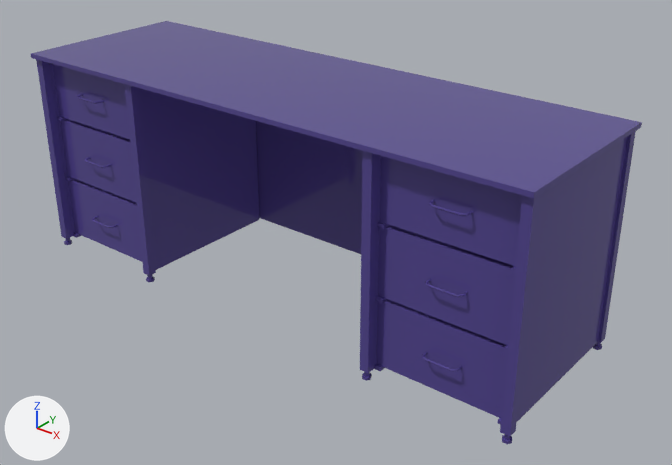
Before and after pictures for a commit that changed the FBX model Assets/ART/Meshes/OFFICE/SM_Desk.fbx.
Rendered twice from a 50 mm lens placed at (2.42, -2.81, 2.08), pointed at (0.15, 0.02, 0.33). The lights are fixed; the arrows at lower left show +X, +Y and +Z. The picture after the commit comes second. Where no turn or scale is listed for an object, it has been applied to the vertices.

Objects in the first picture: 'SM_Desk', 'SM_Desk_Drawer_01', 'SM_Desk_Drawer_02', 'SM_Desk_Drawer_03', 'SM_Desk_Drawer_04', 'SM_Desk_Drawer_05', 'SM_Desk_Drawer_06'.
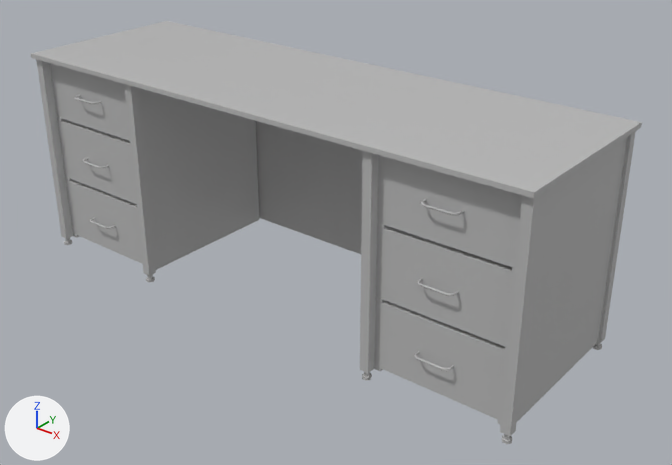
Boxes [x1, y1, x2, y2] around the edits, measured in the pictures (672 x 465 px):
'SM_Desk', recoloured (blue to grey)
    both: [31, 21, 642, 444]
'SM_Desk_Drawer_05', reshaped, moved
    before: [378, 225, 515, 345]
    after: [376, 226, 515, 348]
'SM_Desk_Drawer_04', reshaped, moved
    before: [379, 156, 522, 266]
    after: [377, 155, 522, 268]
'SM_Desk_Drawer_06', reshaped, moved
    before: [376, 299, 507, 418]
    after: [374, 301, 507, 421]
'SM_Desk_Drawer_02', recoloured, moved
    before: [60, 119, 136, 202]
    after: [58, 120, 136, 204]
'SM_Desk_Drawer_03', recoloured, moved
    before: [68, 179, 142, 262]
    after: [66, 180, 143, 264]
'SM_Desk_Drawer_01', recoloured, moved
    before: [52, 64, 130, 139]
    after: [50, 63, 130, 141]
part 1 of me_mesh_004, rebuilt
    before: [429, 200, 473, 216]
    after: [420, 199, 464, 215]
part 2 of me_mesh_004, recoloured
    both: [379, 156, 522, 266]
part 3 of me_mesh_006, rebuilt
    before: [422, 352, 462, 372]
    after: [414, 351, 454, 370]
part 4 of me_mesh_006, recoloured
    both: [376, 301, 507, 418]
part 5 of me_mesh_005, rebuilt
    before: [425, 279, 467, 297]
    after: [417, 278, 459, 296]
part 6 of me_mesh_005, recoloured
    both: [378, 226, 515, 345]

The change, as a diff of the scene's bpy script:
```diff
--- a/Assets/ART/Meshes/OFFICE/SM_Desk.fbx.py
+++ b/Assets/ART/Meshes/OFFICE/SM_Desk.fbx.py
@@ me_mesh_001 @@
 me_mesh_001.from_pydata(...)  # 56 vertices, 50 faces; spans x -0.288..0.288, y -0.044..0.706, z -0.144..0.144
-me_mesh_001.materials.append(mat_m_metal_desk)  # blue #544691
+me_mesh_001.materials.append(mat_default)  # grey #bcbcbc
@@ me_mesh_003 @@
 me_mesh_003.from_pydata(...)  # 56 vertices, 50 faces; spans x -0.288..0.288, y -0.044..0.706, z -0.144..0.144
-me_mesh_003.materials.append(mat_m_metal_desk)  # blue #544691
+me_mesh_003.materials.append(mat_default)  # grey #bcbcbc
@@ me_mesh_002 @@
 me_mesh_002.from_pydata(...)  # 56 vertices, 50 faces; spans x -0.288..0.288, y -0.044..0.706, z -0.144..0.144
-me_mesh_002.materials.append(mat_m_metal_desk)  # blue #544691
+me_mesh_002.materials.append(mat_default)  # grey #bcbcbc
@@ me_mesh @@
 me_mesh.from_pydata(...)  # 320 vertices, 231 faces; spans x -1.27..1.27, y -0.42..0.4, z 0.0..0.97
-me_mesh.materials.append(mat_m_metal_desk)  # blue #544691
+me_mesh.materials.append(mat_default)  # grey #bcbcbc
@@ me_mesh_005 @@
 me_mesh_005.from_pydata(...)  # 56 vertices, 50 faces; spans x -0.288..0.288, y -0.044..0.706, z -0.144..0.144
+# me_mesh_005 part 5: the loose piece of 40 vertices spanning x -0.066..0.092, y -0.044..0.004, z -0.005..0.005 is rebuilt with 40 vertices and now spans x -0.092..0.066, y -0.044..0.004, z -0.005..0.005, in mat_default (grey #bcbcbc)
+# me_mesh_005 part 6: 14 faces spanning x -0.288..0.288, y 0.0..0.706, z -0.144..0.144 switch from mat_m_metal_desk (blue #544691) to mat_default (grey #bcbcbc)
@@ me_mesh_006 @@
 me_mesh_006.from_pydata(...)  # 56 vertices, 50 faces; spans x -0.288..0.288, y -0.044..0.706, z -0.144..0.144
+# me_mesh_006 part 3: the loose piece of 40 vertices spanning x -0.066..0.092, y -0.044..0.004, z -0.005..0.005 is rebuilt with 40 vertices and now spans x -0.092..0.066, y -0.044..0.004, z -0.005..0.005, in mat_default (grey #bcbcbc)
+# me_mesh_006 part 4: 14 faces spanning x -0.288..0.288, y 0.0..0.706, z -0.144..0.144 switch from mat_m_metal_desk (blue #544691) to mat_default (grey #bcbcbc)
@@ me_mesh_004 @@
 me_mesh_004.from_pydata(...)  # 56 vertices, 50 faces; spans x -0.288..0.288, y -0.044..0.706, z -0.144..0.144
+# me_mesh_004 part 1: the loose piece of 40 vertices spanning x -0.066..0.092, y -0.044..0.004, z -0.005..0.005 is rebuilt with 40 vertices and now spans x -0.092..0.066, y -0.044..0.004, z -0.005..0.005, in mat_default (grey #bcbcbc)
+# me_mesh_004 part 2: 14 faces spanning x -0.288..0.288, y 0.0..0.706, z -0.144..0.144 switch from mat_m_metal_desk (blue #544691) to mat_default (grey #bcbcbc)
@@ ob_sm_desk_drawer_01 @@
 ob_sm_desk_drawer_01 = bpy.data.objects.new('SM_Desk_Drawer_01', me_mesh_001)
-ob_sm_desk_drawer_01.location = (-0.933, -0.347, 0.807)
+ob_sm_desk_drawer_01.location = (-0.933, -0.36, 0.807)
@@ ob_sm_desk_drawer_03 @@
 ob_sm_desk_drawer_03 = bpy.data.objects.new('SM_Desk_Drawer_03', me_mesh_003)
-ob_sm_desk_drawer_03.location = (-0.933, -0.347, 0.199)
+ob_sm_desk_drawer_03.location = (-0.933, -0.36, 0.199)
@@ ob_sm_desk_drawer_02 @@
 ob_sm_desk_drawer_02 = bpy.data.objects.new('SM_Desk_Drawer_02', me_mesh_002)
-ob_sm_desk_drawer_02.location = (-0.933, -0.347, 0.503)
+ob_sm_desk_drawer_02.location = (-0.933, -0.36, 0.504)
@@ ob_sm_desk_drawer_05 @@
 ob_sm_desk_drawer_05 = bpy.data.objects.new('SM_Desk_Drawer_05', me_mesh_005)
-ob_sm_desk_drawer_05.location = (0.933, -0.347, 0.503)
+ob_sm_desk_drawer_05.location = (0.933, -0.36, 0.504)
@@ ob_sm_desk_drawer_06 @@
 ob_sm_desk_drawer_06 = bpy.data.objects.new('SM_Desk_Drawer_06', me_mesh_006)
-ob_sm_desk_drawer_06.location = (0.933, -0.347, 0.199)
+ob_sm_desk_drawer_06.location = (0.933, -0.36, 0.199)
@@ ob_sm_desk_drawer_04 @@
 ob_sm_desk_drawer_04 = bpy.data.objects.new('SM_Desk_Drawer_04', me_mesh_004)
-ob_sm_desk_drawer_04.location = (0.933, -0.347, 0.807)
+ob_sm_desk_drawer_04.location = (0.933, -0.36, 0.807)
```
